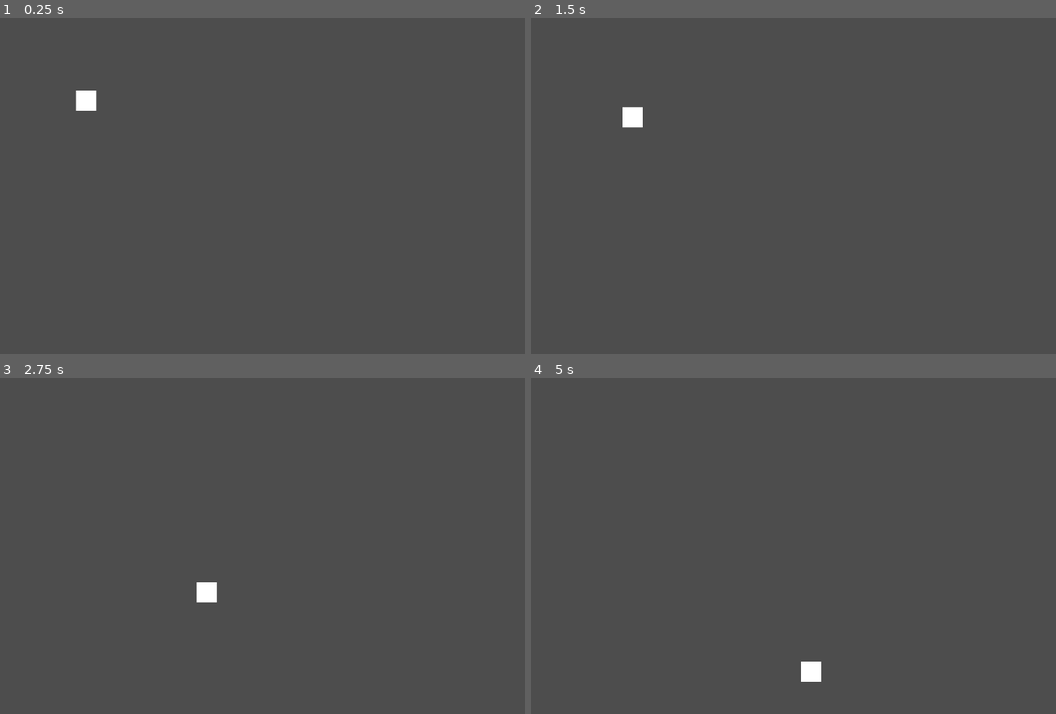
Above: before the commit, frames 1-4 (two rows, left to right).
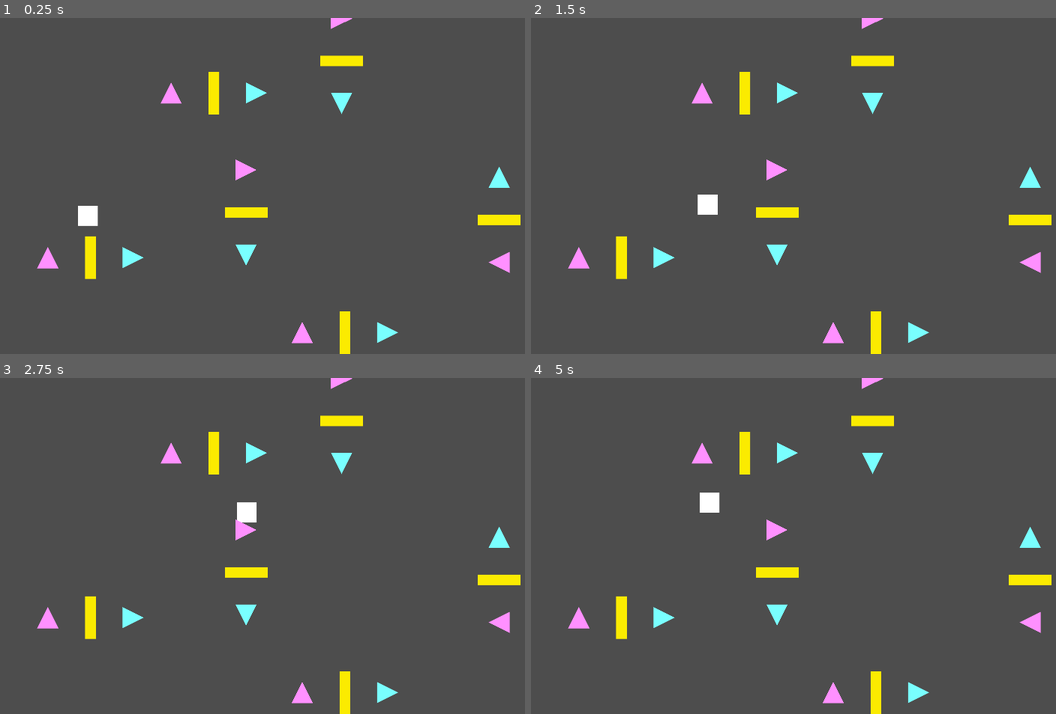
Above: after the commit, the same moments.

Repository: DrWine/IdidNotCrash
Game: Godot game, scene res://Levels/Dev/test.tscn
Two runs of this game, one before a commit and one after it. Both use one fixed random seed, a clock stepped at 60 frames per second and the inputs below. The project has no main scene, so this scene is started directly.
Inputs (mouse positions are in pixels of both pictures, inside the frame that each line leads up to):
- Up to frame 1 (0.25 s): no input
- Up to frame 2 (1.5 s): tap Enter at 0.5 s; move the mouse to (961, 169) at 0.52 s; hold Space (Space) 0.53-1.28 s; hold D (Right) from 0.53 s (still down); tap W (Up) at 0.77, 0.8, 1.07, 1.35 s; move the mouse to (709, 202) at 1.27 s
- Up to frame 3 (2.75 s): tap W (Up) at 1.52, 1.82, 2.3 s; tap Space (Space) at 1.55 s; move the mouse to (357, 472) at 2.02 s; release D (Right) at 2.03 s; hold A (Left) from 2.03 s (still down); hold Space (Space) from 2.03 s (still down)
- Up to frame 4 (5 s): move the mouse to (798, 613) at 2.77 s; release A (Left) at 2.78 s; release Space (Space) at 2.78 s; hold D (Right) 2.78-4.28 s; tap Space (Space) at 2.85, 4.35 s; tap W (Up) at 3.02, 3.32, 3.6, 3.77, 4.07, 4.52, 4.82 s; move the mouse to (1008, 596) at 3.52 s; move the mouse to (651, 495) at 4.27 s; hold A (Left) from 4.28 s (still down)

The runs differ from the first frame. In frame 1, 3.6% of the frame differs, in the area x 7-100%, y 0-100%; in frame 2, 3.6%; in frame 3, 3.6%; in frame 4, 3.6%.

Commit message:
TOPDOWN Platform with limits and dynamic top/down//left/right directions. fixed launched abilits

Diff:
--- a/Levels/Dev/test.tscn
+++ b/Levels/Dev/test.tscn
@@ -1,26 +1,39 @@
 [gd_scene load_steps=3 format=3 uid="uid://b0ddf5aiaaiyf"]
 
 [ext_resource type="PackedScene" uid="uid://dr1d0dtquj85b" path="res://Objects/Player/player.tscn" id="1_ifcvu"]
-
-[sub_resource type="RectangleShape2D" id="RectangleShape2D_ifcvu"]
-size = Vector2(1183, 85)
+[ext_resource type="PackedScene" uid="uid://cbu8o4pnr4t0" path="res://Objects/platform.tscn" id="2_xyf27"]
 
 [node name="Test" type="Node2D"]
 
 [node name="Player" parent="." instance=ExtResource("1_ifcvu")]
-position = Vector2(276, 265)
+position = Vector2(281.22, 638)
 
-[node name="StaticBody2D" type="StaticBody2D" parent="."]
-position = Vector2(1055, 515)
-rotation = 1.45605
+[node name="Platform" parent="." instance=ExtResource("2_xyf27")]
+position = Vector2(290, 702)
+scale = Vector2(4.26777, 4.26777)
 
-[node name="CollisionShape2D" type="CollisionShape2D" parent="StaticBody2D"]
-position = Vector2(472.5, 0)
-shape = SubResource("RectangleShape2D_ifcvu")
+[node name="Platform2" parent="." instance=ExtResource("2_xyf27")]
+position = Vector2(685, 173)
+scale = Vector2(4.26777, 4.26777)
 
-[node name="StaticBody2D2" type="StaticBody2D" parent="."]
-position = Vector2(296, 191)
+[node name="Platform3" parent="." instance=ExtResource("2_xyf27")]
+position = Vector2(1163, 138)
+rotation = 1.57079
+scale = Vector2(4.26777, 4.26777)
+WandS = true
 
-[node name="CollisionShape2D" type="CollisionShape2D" parent="StaticBody2D2"]
-position = Vector2(472.5, 0)
-shape = SubResource("RectangleShape2D_ifcvu")
+[node name="Platform4" parent="." instance=ExtResource("2_xyf27")]
+position = Vector2(857, 625)
+rotation = 1.57079
+scale = Vector2(4.26777, 4.26777)
+WandS = true
+
+[node name="Platform5" parent="." instance=ExtResource("2_xyf27")]
+position = Vector2(1105, 943)
+scale = Vector2(4.26777, 4.26777)
+
+[node name="Platform6" parent="." instance=ExtResource("2_xyf27")]
+position = Vector2(1531, 649)
+rotation = -1.57079
+scale = Vector2(4.26777, 4.26777)
+WandS = true
--- a/Objects/Player/player.tscn
+++ b/Objects/Player/player.tscn
@@ -8,7 +8,12 @@
 [sub_resource type="RectangleShape2D" id="RectangleShape2D_tbugw"]
 size = Vector2(64, 64)
 
+[sub_resource type="CircleShape2D" id="CircleShape2D_o1rty"]
+radius = 25.2982
+
 [node name="Player" type="CharacterBody2D"]
+collision_layer = 5
+up_direction = Vector2(1, 0)
 floor_stop_on_slope = false
 floor_block_on_wall = false
 script = ExtResource("1_o1rty")
@@ -19,6 +24,9 @@
 
 [node name="CollisionShape2D" type="CollisionShape2D" parent="."]
 shape = SubResource("RectangleShape2D_tbugw")
+
+[node name="AlternativeColl" type="CollisionShape2D" parent="."]
+shape = SubResource("CircleShape2D_o1rty")
 
 [node name="MovementComp" type="Node" parent="." node_paths=PackedStringArray("parent")]
 script = ExtResource("1_156m4")
--- /dev/null
+++ b/Objects/platform.tscn
@@ -0,0 +1,76 @@
+[gd_scene load_steps=4 format=3 uid="uid://cbu8o4pnr4t0"]
+
+[ext_resource type="Script" uid="uid://ofq4lf7o1yh0" path="res://Scripts/platform.gd" id="1_ygx5w"]
+
+[sub_resource type="RectangleShape2D" id="RectangleShape2D_apfcn"]
+size = Vector2(91.5, 16)
+
+[sub_resource type="RectangleShape2D" id="RectangleShape2D_ygx5w"]
+size = Vector2(10, 13)
+
+[node name="Platform" type="StaticBody2D"]
+script = ExtResource("1_ygx5w")
+
+[node name="CollisionShape2D" type="CollisionShape2D" parent="."]
+shape = SubResource("RectangleShape2D_apfcn")
+
+[node name="Help" type="Node2D" parent="."]
+
+[node name="Gravity" type="Polygon2D" parent="Help"]
+position = Vector2(4, -8)
+rotation = 3.14159
+color = Color(0.986672, 0.924795, 7.70092e-07, 1)
+polygon = PackedVector2Array(0, -8, 0, -40, 8, -40, 8, -8)
+
+[node name="A" type="Polygon2D" parent="Help"]
+color = Color(1, 0.564706, 1, 1)
+polygon = PackedVector2Array(-40, 24, -32, 8, -24, 24, -32, 24)
+
+[node name="D" type="Polygon2D" parent="Help"]
+color = Color(0.478431, 1, 1, 1)
+polygon = PackedVector2Array(24, 24, 24, 8, 40, 16)
+
+[node name="Markers" type="Node2D" parent="."]
+
+[node name="Top" type="Marker2D" parent="Markers"]
+position = Vector2(0, -8)
+
+[node name="Bottom" type="Marker2D" parent="Markers"]
+position = Vector2(0, 8)
+
+[node name="Left" type="Marker2D" parent="Markers"]
+position = Vector2(-43, 0)
+
+[node name="Right" type="Marker2D" parent="Markers"]
+position = Vector2(46, 0)
+
+[node name="Sides" type="Area2D" parent="."]
+collision_layer = 0
+collision_mask = 4
+monitorable = false
+
+[node name="CollisionShape2D" type="CollisionShape2D" parent="Sides"]
+position = Vector2(-43, 0)
+shape = SubResource("RectangleShape2D_ygx5w")
+debug_color = Color(0.999806, 0, 0.1005, 0.42)
+
+[node name="CollisionShape2D2" type="CollisionShape2D" parent="Sides"]
+position = Vector2(46, 0)
+shape = SubResource("RectangleShape2D_ygx5w")
+debug_color = Color(0.999806, 0, 0.1005, 0.42)
+
+[node name="BottomArea" type="Area2D" parent="."]
+position = Vector2(0, 9)
+collision_layer = 0
+collision_mask = 4
+
+[node name="CollisionShape2D" type="CollisionShape2D" parent="BottomArea"]
+shape = SubResource("RectangleShape2D_apfcn")
+
+[node name="TopArea" type="Area2D" parent="."]
+position = Vector2(0, -8)
+collision_layer = 0
+collision_mask = 4
+
+[node name="CollisionShape2D" type="CollisionShape2D" parent="TopArea"]
+shape = SubResource("RectangleShape2D_apfcn")
--- /dev/null
+++ b/Scripts/Components/gravity_comp.gd
@@ -0,0 +1,23 @@
+extends Node2D
+
+@onready var top: Area2D = $Top
+@onready var bottom: Area2D = $Bottom
+@onready var left: Area2D = $Left
+@onready var right: Area2D = $Right
+
+@onready var areas = [top,bottom,left,right]
+@onready var vectors_dict = {
+	top:Vector2(0,1),
+	bottom:Vector2(0,-1),
+	left:Vector2(1,0),
+	right:Vector2(-1,0)
+}
+
+@onready var player: CharacterBody2D = $".."
+
+func _physics_process(_delta: float) -> void:
+	var last_detect : Area2D
+	for area: Area2D in areas:
+		if area.has_overlapping_bodies():
+			last_detect = area
+		pass
--- a/Scripts/Components/launch_ability_comp.gd
+++ b/Scripts/Components/launch_ability_comp.gd
@@ -5,27 +5,38 @@
 
 @onready var jump_buffer_comp: Node = $"../JumpBufferComp"
 
+@onready var coll: CollisionShape2D = $"../CollisionShape2D"
+
+
 var aiming := false
-var is_flying := false
 var fly_velocity := Vector2.ZERO
+var flight_landed_cooldown := false
 
 func _process(delta: float) -> void:
-	printt(aiming, jump_buffer_comp.is_touching_any_surface())
-	if Input.is_action_pressed("Space") and jump_buffer_comp.is_touching_any_surface():
+	if Input.is_action_pressed("Space") and not parent.is_flying:
 		aiming = true
 		# TODO: draw aim line, slow time, etc.
 
-	if Input.is_action_just_released("Space") and aiming:
+	if Input.is_action_just_released("Space") and aiming and not parent.is_flying:
 		aiming = false
-		is_flying = true
+		parent.is_flying = true
 		var mouse_position = get_global_mouse_position()
 		var player_position = parent.global_position
 		var direction = (mouse_position - player_position).normalized()
 		fly_velocity = direction * launch_speed
 
 func _physics_process(delta: float) -> void:
-	if is_flying:
+	coll.disabled = parent.is_flying
+	if parent.is_flying and not flight_landed_cooldown:
 		var collision = parent.move_and_collide(fly_velocity * delta)
 		if collision:
-			is_flying = false
+			flight_landed_cooldown = true
 			fly_velocity = Vector2.ZERO
+			set_flying_false()
+
+func set_flying_false() -> void:
+	parent.velocity = Vector2.ZERO
+	var timer = get_tree().create_timer(0.1)
+	await timer.timeout
+	parent.is_flying = false
+	flight_landed_cooldown = false
--- a/Scripts/Components/movement_comp.gd
+++ b/Scripts/Components/movement_comp.gd
@@ -1,9 +1,8 @@
 extends Node
-
 
 @export var speed = 700
 @export var jump_speed = -1800
-@export var gravity = 4000
+@export var gravity = 400
 
 @export var parent : CharacterBody2D
 @onready var jump_buffer_comp: Node = $"../JumpBufferComp"
@@ -12,11 +11,25 @@
 	jump_buffer_comp.connect("just_landed", player_just_landed)
 
 func player_just_landed():
-	parent.velocity = Vector2.ZERO
+	#parent.velocity = Vector2.ZERO
+	pass
 
-#func _physics_process(delta):
-	# Add gravity every frame
-	#parent.velocity.y += gravity * delta
+func _physics_process(delta):
+	# parent.velocity.y += gravity * delta
 
-	# Input affects x axis only
-	#parent.velocity.x = Input.get_axis("Left", "Right") * speed
+	var axis_x = Input.get_axis("Left", "Right")
+	var axis_y = Input.get_axis("Up", "Down")
+
+	if not parent.is_flying:
+		for i in parent.get_slide_collision_count():
+			var collision = parent.get_slide_collision(i)
+			var collider = collision.get_collider()
+			if collider is not Platform:
+				continue
+			collider = collider as Platform
+
+			var dir = collider.get_platform_direction(Vector2(axis_x, axis_y))
+			var limit = collider.get_limits(parent.global_position, Vector2(axis_x, axis_y))
+			var gravity_vec = collider.calc_gravity_vector()
+
+			parent.velocity = (dir * speed * limit) + (gravity_vec * gravity * limit)
--- /dev/null
+++ b/Scripts/platform.gd
@@ -0,0 +1,98 @@
+extends StaticBody2D
+class_name Platform
+
+@export var WandS: bool = false
+
+@onready var sides: Area2D = $Sides
+@onready var bottom_area: Area2D = $BottomArea
+@onready var top_area: Area2D = $TopArea
+
+var markers: Dictionary = {}
+var dirs: Dictionary[Vector2, Vector2] = {}
+
+func _ready() -> void:
+	var marker_array: Array = []
+
+	# Collect all Marker2D nodes under $Markers
+	for child in $Markers.get_children():
+		if child is Marker2D:
+			marker_array.append(child)
+
+	if marker_array.size() < 4:
+		push_error("Platform node needs at least 4 Marker2D nodes under $Markers.")
+		return
+
+	# Initialize markers with the first one
+	markers["top"] = marker_array[0]
+	markers["bottom"] = marker_array[0]
+	markers["left"] = marker_array[0]
+	markers["right"] = marker_array[0]
+
+	# Find actual top, bottom, left, right
+	for marker in marker_array:
+		var pos = marker.global_position
+
+		if pos.y < markers["top"].global_position.y:
+			markers["top"] = marker
+		if pos.y > markers["bottom"].global_position.y:
+			markers["bottom"] = marker
+		if pos.x < markers["left"].global_position.x:
+			markers["left"] = marker
+		if pos.x > markers["right"].global_position.x:
+			markers["right"] = marker
+
+	# Setup movement directions
+	if !WandS:
+		dirs[Vector2(-1, 0)] = (markers["left"].global_position - global_position).normalized()
+		dirs[Vector2(1, 0)] = (markers["right"].global_position - global_position).normalized()
+	else:
+		dirs[Vector2(0, -1)] = (markers["top"].global_position - global_position).normalized()
+		dirs[Vector2(0, 1)] = (markers["bottom"].global_position - global_position).normalized()
+
+func get_platform_direction(vec2: Vector2) -> Vector2:
+	if WandS:
+		vec2.x = 0
+	else:
+		vec2.y = 0
+
+	if sides.has_overlapping_bodies():
+		return Vector2.ZERO
+
+	if dirs.has(vec2):
+		return dirs[vec2]
+
+	return Vector2.ZERO
+
+func calc_gravity_vector() -> Vector2:
+	var gravity = Vector2.ZERO
+	if bottom_area.has_overlapping_bodies():
+		gravity = $Markers/Top.global_position - global_position
+	elif top_area.has_overlapping_bodies():
+		gravity = $Markers/Bottom.global_position - global_position
+
+	return gravity.normalized()
+	#return	 Vector2(0,0)/
+
+func get_limits(player_position: Vector2, axis: Vector2) -> int:
+	var safe_margin := 5.0
+
+	if !WandS:
+		if player_position.x < markers["left"].global_position.x - safe_margin:
+			if axis.x < 0:
+				return 0
+			return 1
+		if player_position.x > markers["right"].global_position.x + safe_margin:
+			if axis.x > 0:
+				return 0
+			return 1
+	else:
+		if player_position.y < markers["top"].global_position.y - safe_margin:
+			if axis.y < 0:
+				return 0
+			return 1
+		if player_position.y > markers["bottom"].global_position.y + safe_margin:
+			if axis.y > 0:
+				return 0
+			return 1
+
+	return 1
--- a/Scripts/player.gd
+++ b/Scripts/player.gd
@@ -2,6 +2,7 @@
 
 var time_scale: float = 1
 var speed_scale : float = 1
-
+var is_flying = false
 func _physics_process(_delta: float) -> void:
-	move_and_slide()
+	if !is_flying:
+		move_and_slide()
Not shown: 1 places in Objects/Player/player.tscn that only renumber resources
Not shown, added: Scripts/Components/gravity_comp.gd.uid
Not shown, added: Scripts/platform.gd.uid
